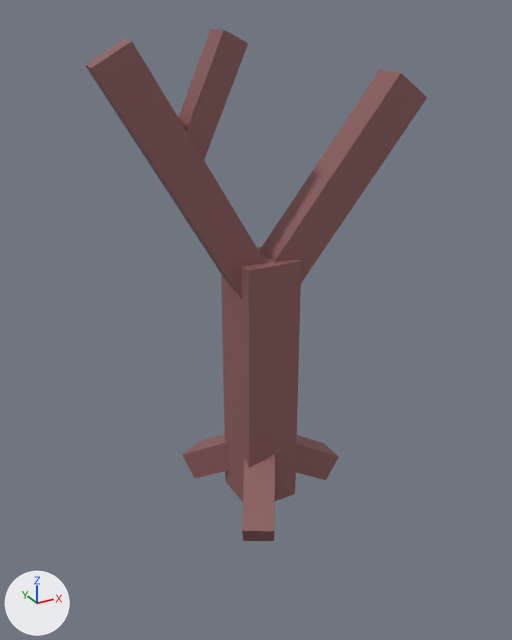
An edit to the FBX model StudAssets/Export/Desert/DeadTree.fbx, drawn before and after from the same camera.
Camera for both pictures: a camera (50 mm lens) standing at (-5.01, -8.98, 7.59) and looking at (-0.3, -0.4, 3.31). Every picture has the same lights, and +X, +Y and +Z are marked at lower left. The older version comes first. Where no turn or scale is listed for an object, it has been applied to the vertices. Vertices at exactly the same position are counted once.

In view in the first picture: 'DeadWood'.
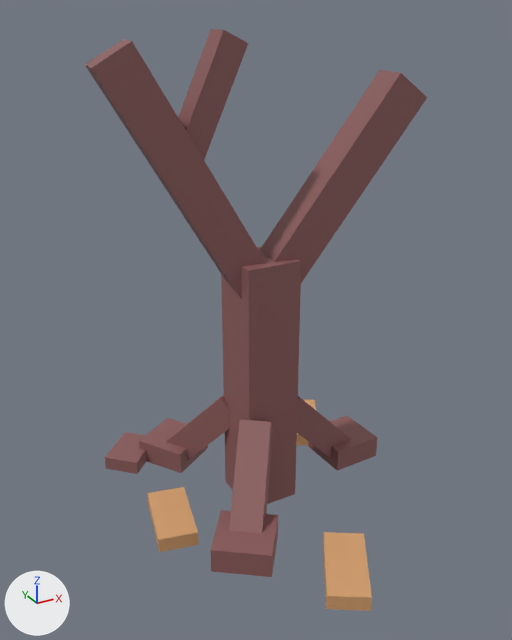
Where the change shows, as pixel boxes [x1, y1, x2, y2] in the pictures (512 x 640 px):
'DeadWood', reshaped (7% taller): before [85, 29, 427, 541]; after [85, 29, 427, 577]
'SandDark.001', added: after [147, 399, 372, 611]
part 1 of me_deadtree_deadwood, built on: before [183, 434, 275, 541]; after [105, 395, 377, 577]

Edits to the bpy script that builds the scene:
```text
Add mat_sanddark:
    mat_sanddark = principled_material('SandDark')
    mat_sanddark.base_color = (0.672, 0.352, 0.156)  # beige #d6a06e
    mat_sanddark.roughness = 0.6
Change me_deadtree_deadwood:
    used by ob_deadwood; location = (0.0, 0.0, 0.0)
    remove me_deadtree_deadwood.from_pydata(...)  # 56 vertices, 42 faces; spans x -2.35..2.53, y -1.42..1.42, z -0.25..7.34
    add me_deadtree_deadwood.from_pydata(...)  # 88 vertices, 66 faces; spans x -2.35..2.53, y -2.08..2.29, z -0.14..7.34
    me_deadtree_deadwood part 1
    8 vertices are removed from x -0.96..-0.12, y -1.42..1.17, z -0.25..1.05
    10 faces are deleted
    16 vertices move from x -0.53..1.49, y -0.25..1.42, z -0.25..1.05 to x -0.55..1.84, y -0.39..0.66, z 0.0..1.63
    32 vertices are added at x -2.25..2.27, y -2.08..2.29, z 0.0..1.63
    8 new vertices lie (0.0, 0.0, 0.4) away from vertices in x -1.69..-0.36, y -2.08..2.13, z 0.0
    34 new faces join them
Add me_deadtree_sanddark:
    me_deadtree_sanddark.from_pydata(...)  # 24 vertices, 18 faces; spans x -2.21..2.17, y -3.29..1.88, z 0.0..0.24
    me_deadtree_sanddark.materials.append(mat_sanddark)  # beige #d6a06e
Add ob_sanddark_001:
    ob_sanddark_001 = bpy.data.objects.new('SandDark.001', me_deadtree_sanddark)
    ob_sanddark_001.location = (0.0, 0.0, 0.0)
```
